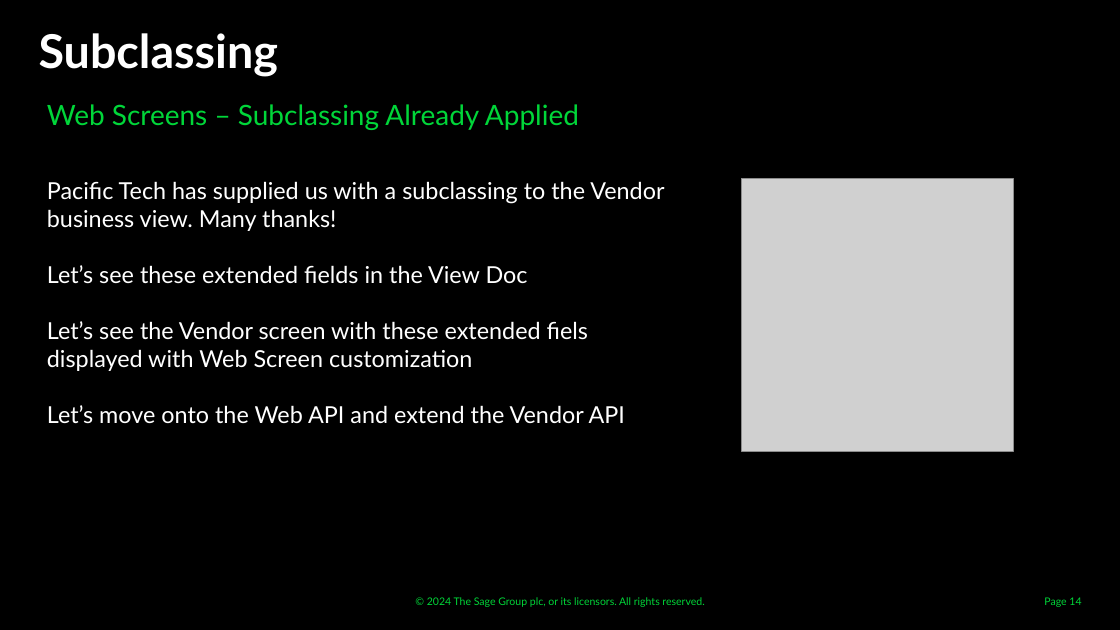
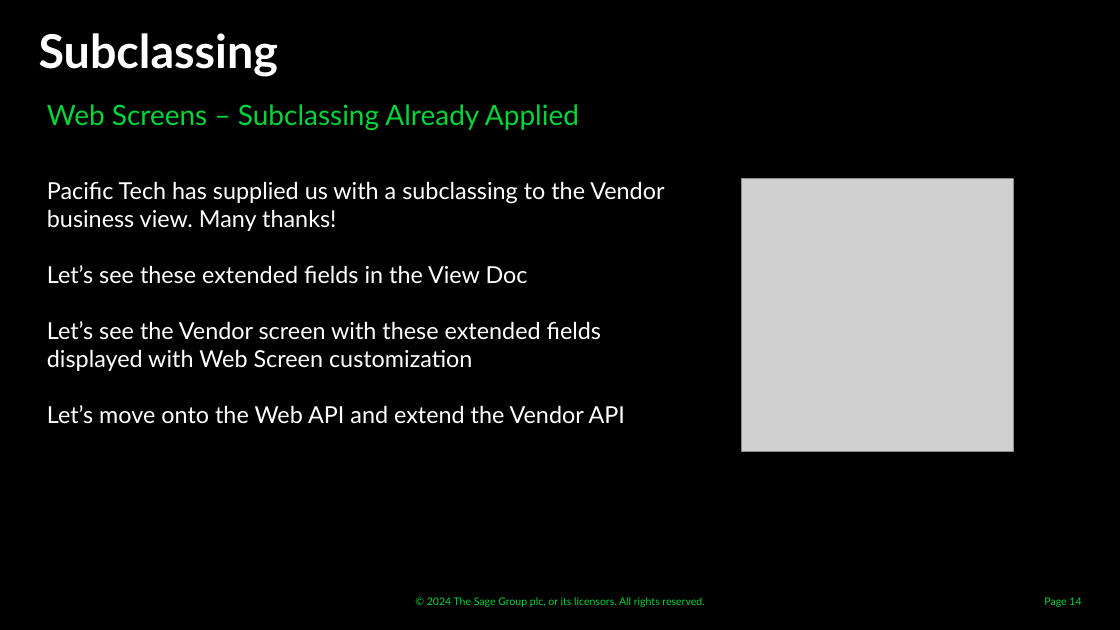
Before and after one commit to SageNADev/Sage300-SDK, a slide deck: slide 14 of docs/presentations/TPAC/2024/Sage300SDK_Malaysia_Subclassing.pptx. Drawn at 1120x630 pixels with LibreOffice and Linux fonts; fonts in the diff are those of the drawing; grey boxes stand for pictures; background and template pictures are left out. Boxes give left, top, right and bottom in pixels: in the first picture for what was removed or moved away, otherwise in the second. Text is boxed around its words. In the diff, an @@ line names an element or a change of style, - is before the commit and + after.

```diff
--- a/docs/presentations/TPAC/2024/Sage300SDK_Malaysia_Subclassing.pptx
+++ b/docs/presentations/TPAC/2024/Sage300SDK_Malaysia_Subclassing.pptx
@@ text at <box>47,321,601,371</box>: text changed @@
-Let’s see the Vendor screen with these extended fiels displayed with Web Screen customization
+Let’s see the Vendor screen with these extended fields displayed with Web Screen customization
```
Also in this commit, not shown: 1 slide added, 2 other files.
